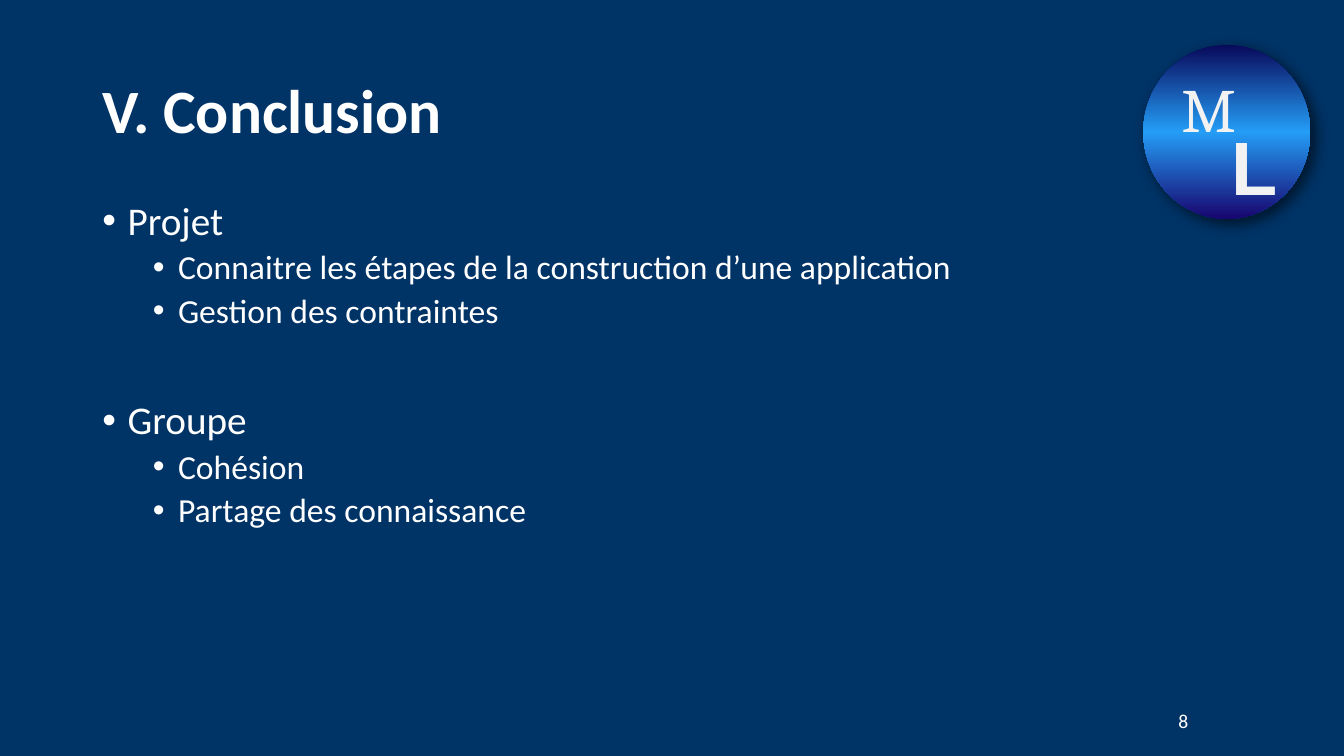
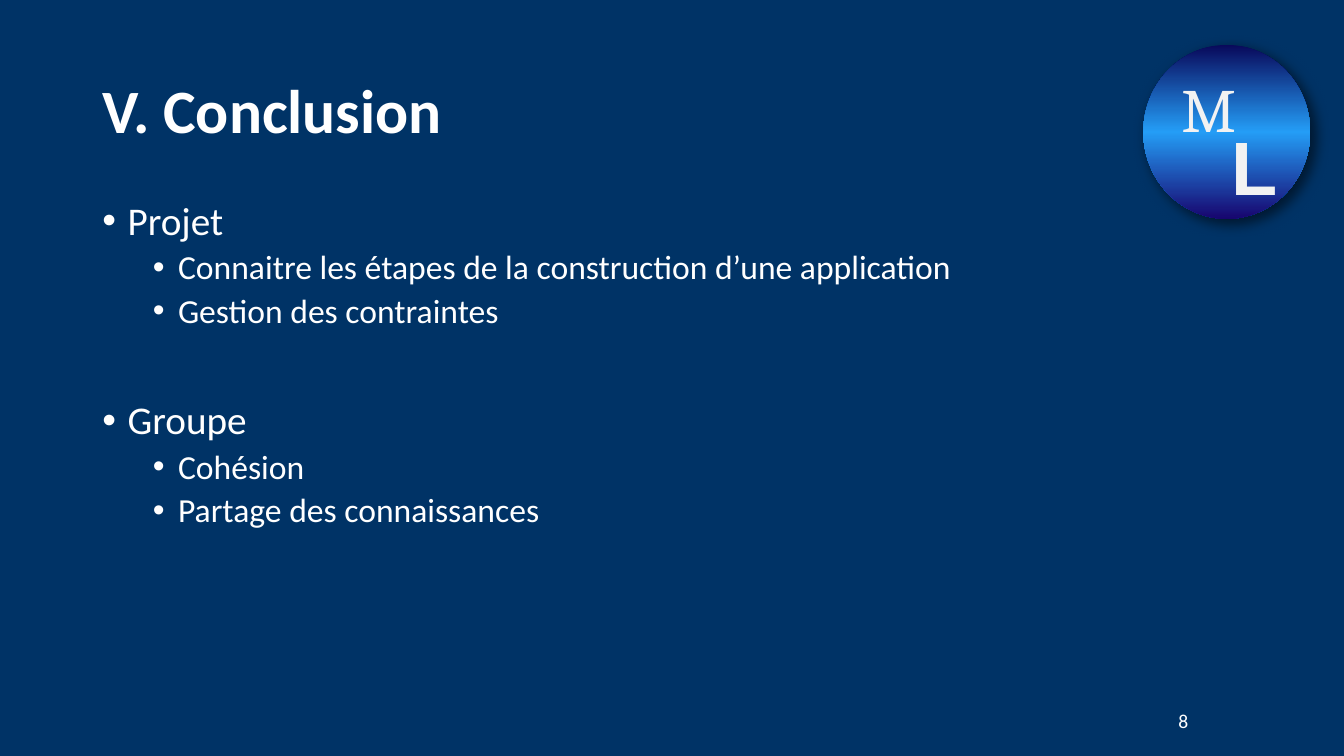
Before and after one commit to marc-wichegrod/montpeloisirs, a slide deck: slide 8 of Montpeloisirs F2.pptx. Drawn at 1344x756 pixels with LibreOffice and Linux fonts; fonts in the diff are those of the drawing; background and template pictures are left out. Boxes give left, top, right and bottom in pixels: in the first picture for what was removed or moved away, otherwise in the second. Text is boxed around its words. In the diff, an @@ line names an element or a change of style, - is before the commit and + after.

```diff
--- a/Montpeloisirs F2.pptx
+++ b/Montpeloisirs F2.pptx
@@ text at (178,498,539,528): text changed @@
-  • Partage des connaissance
+  • Partage des connaissances
```
Also in this commit, not shown: 2 other slides changed.
